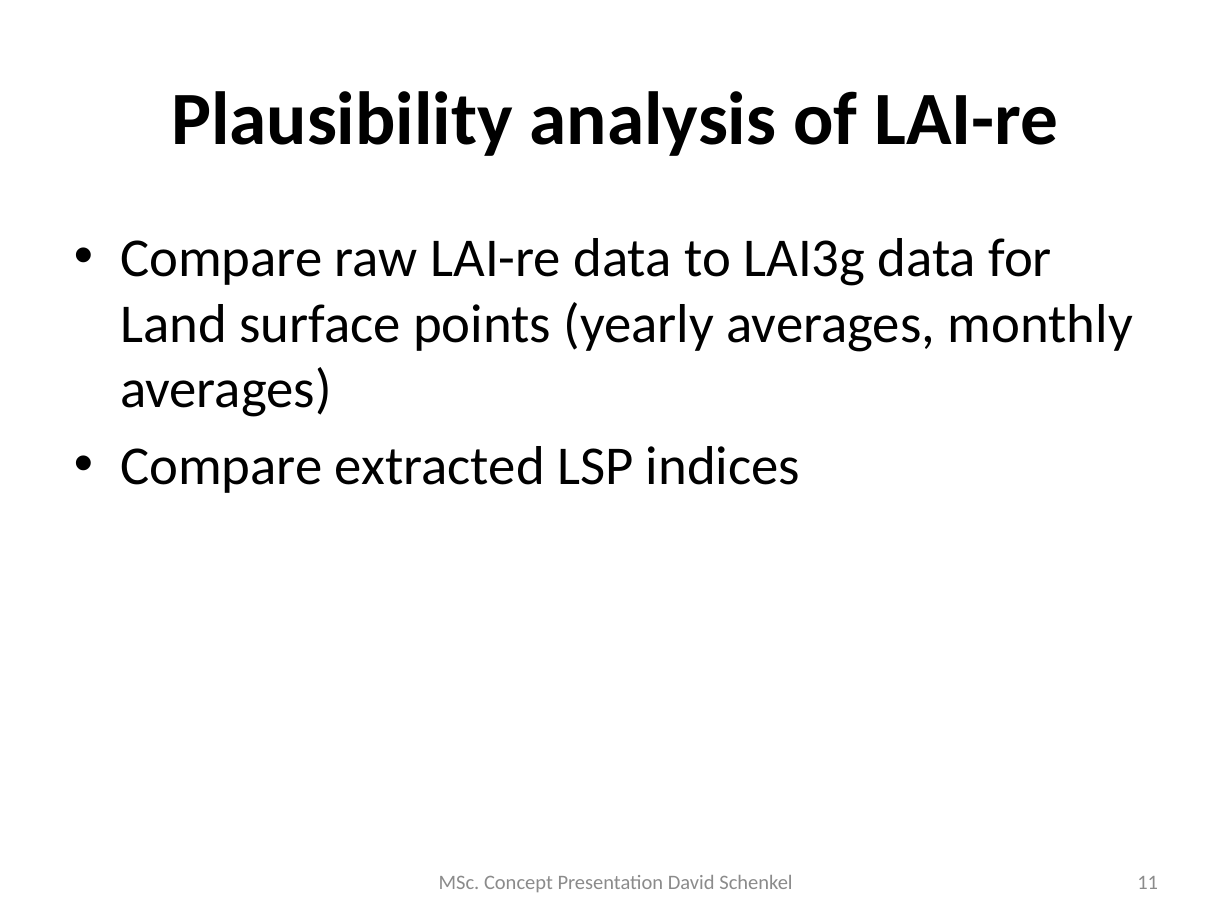
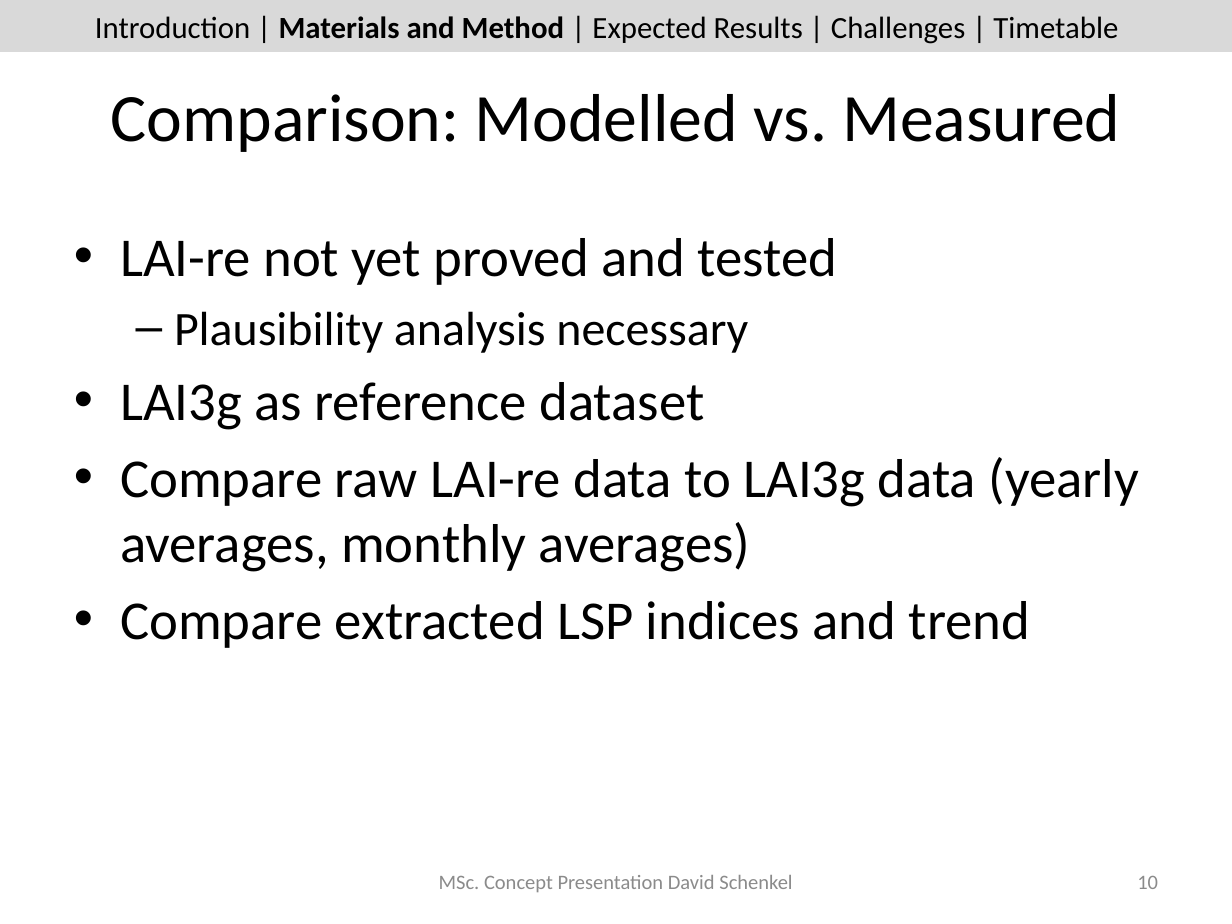
Before and after one commit to dschenkel/geo511, a slide deck: slide 10 of concept_presentation.pptx (slide 11 before the commit). Drawn at 1232x924 pixels with LibreOffice and Linux fonts; fonts in the diff are those of the drawing. Boxes give left, top, right and bottom in pixels: in the first picture for what was removed or moved away, otherwise in the second. Text is boxed around its words. In the diff, an @@ line names an element or a change of style, - is before the commit and + after.

Commit message:
presentation, timetable

```diff
--- a/concept_presentation.pptx
+++ b/concept_presentation.pptx
@@ rectangle added at [0, 0, 1232, 52], fill #D9D9D9 @@
@@ text added at [95, 16, 1118, 44], 18 pt, text #000000 @@
+Introduction | Materials and Method | Expected Results | Challenges | Timetable
@@ title at [111, 94, 1120, 152]: text changed; size 44 to 39.6 pt; bold off @@
-Plausibility analysis of LAI-re
+Comparison: Modelled vs. Measured
@@ text at [120, 238, 1139, 648]: text changed @@
-• Compare raw LAI-re data to LAI3g data for Land surface points (yearly averages, monthly averages)
-• Compare extracted LSP indices
+• LAI-re not yet proved and tested
+  – Plausibility analysis necessary
+• LAI3g as reference dataset
+• Compare raw LAI-re data to LAI3g data (yearly averages, monthly averages)
+• Compare extracted LSP indices and trend
@@ page number at [1137, 876, 1158, 889]: text changed @@
-11
+10
```
Also in this commit, not shown: 19 other slides changed, 2 slides added, 13 other files.
